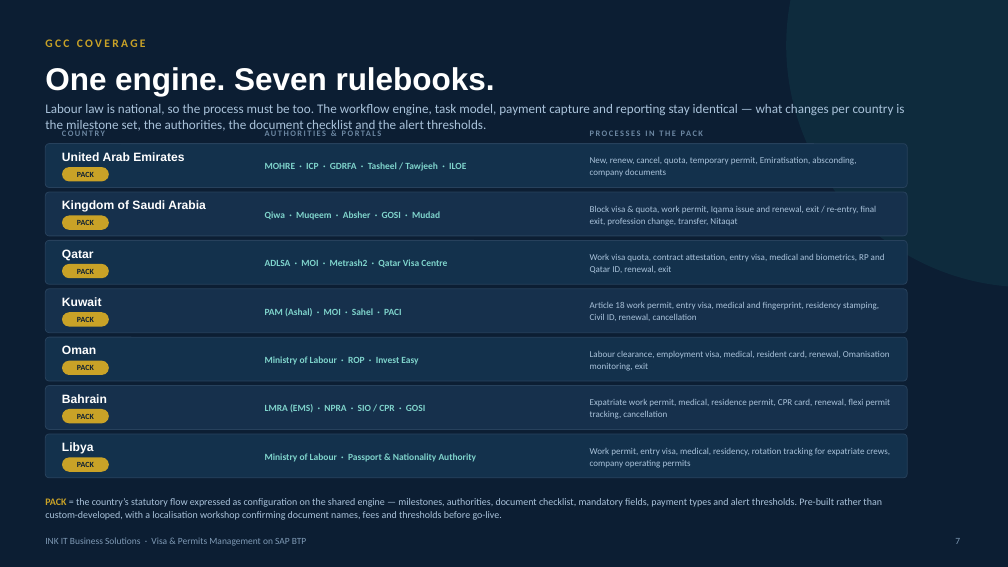
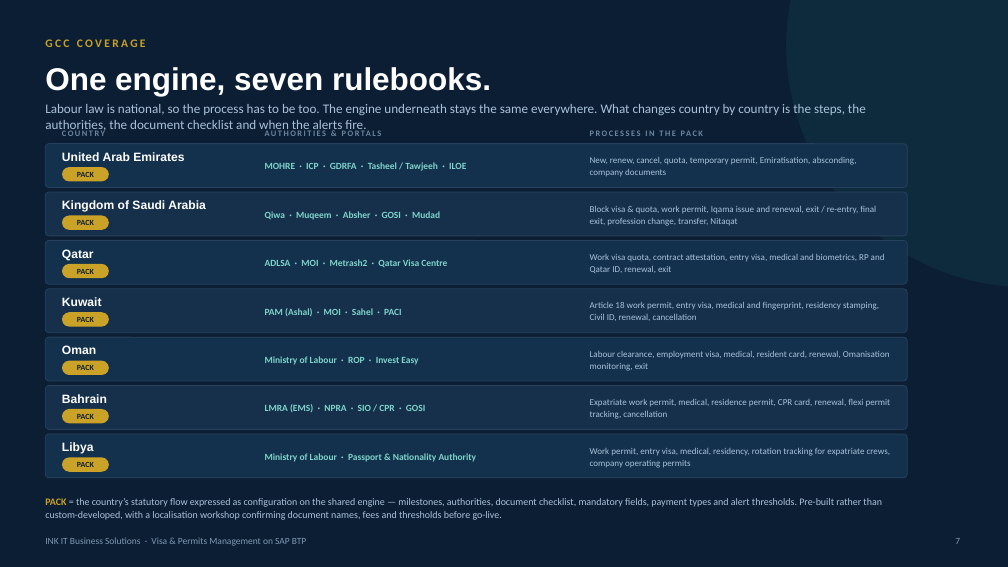
Before and after one commit to cranialblend5/VisaAndPermitsDemo, a slide deck: slide 7 of deck/INK_IT_Visa_and_Permits_GCC.pptx. Drawn at 1008x567 pixels with LibreOffice and Linux fonts; fonts in the diff are those of the drawing. Boxes give left, top, right and bottom in pixels: in the first picture for what was removed or moved away, otherwise in the second. Text is boxed around its words. In the diff, an @@ line names an element or a change of style, - is before the commit and + after.

```diff
--- a/deck/INK_IT_Visa_and_Permits_GCC.pptx
+++ b/deck/INK_IT_Visa_and_Permits_GCC.pptx
@@ text at [45,67,491,96]: text changed @@
-One engine. Seven rulebooks.
+One engine, seven rulebooks.
@@ text at [45,104,866,133]: text changed @@
-Labour law is national, so the process must be too. The workflow engine, task model, payment capture and reporting stay identical — what changes per country is the milestone set, the authorities, the document checklist and the alert thresholds.
+Labour law is national, so the process has to be too. The engine underneath stays the same everywhere. What changes country by country is the steps, the authorities, the document checklist and when the alerts fire.
```
Also in this commit, not shown: 9 other slides changed, 16 other files.
